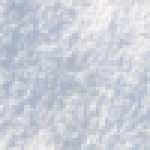
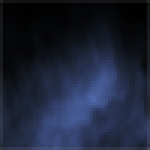
Revision of a layered 150px x 150px image; what changed, layer by layer:
added layer "niebla" above "lava" over [0, 0, 150, 150]
hid "Layer 1" over [0, 0, 150, 150]
